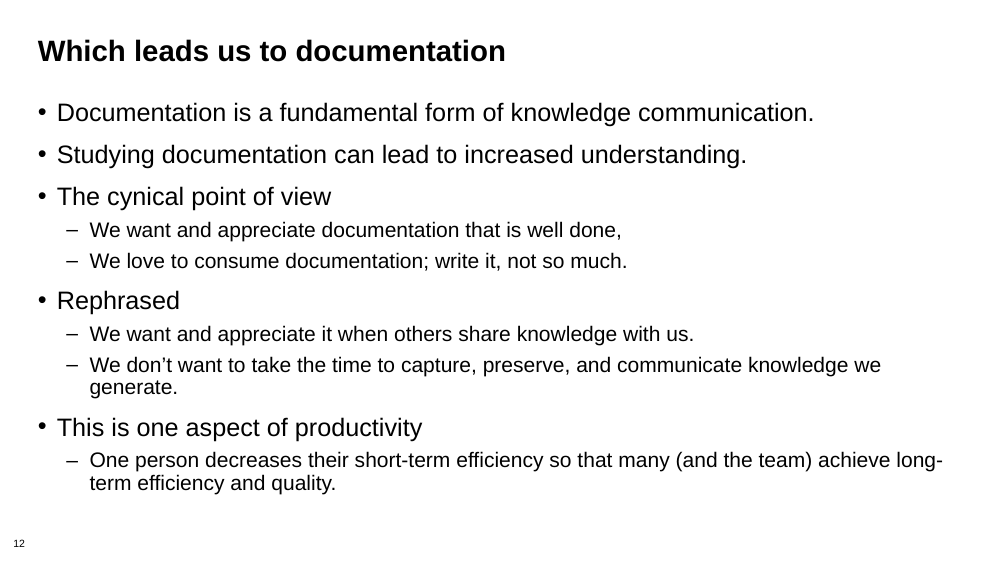
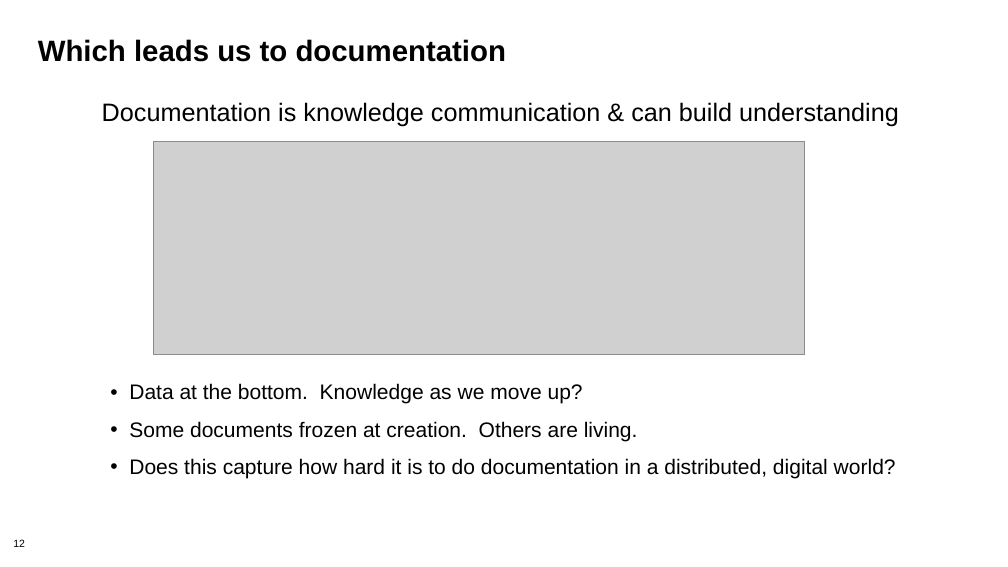
Before and after one commit to bssw-tutorial/presentations, a slide deck: slide 12 of lab-notebooks.pptx. Drawn at 1008x567 pixels with LibreOffice and Linux fonts; fonts in the diff are those of the drawing; grey boxes stand for pictures; background and template pictures are left out. Boxes give left, top, right and bottom in pixels: in the first picture for what was removed or moved away, otherwise in the second. Text is boxed around its words. In the diff, an @@ line names an element or a change of style, - is before the commit and + after.

```diff
--- a/lab-notebooks.pptx
+++ b/lab-notebooks.pptx
@@ text at <box>102,102,899,127</box>: text changed; size 20 to 24 pt @@
-• Documentation is a fundamental form of knowledge communication.
-• Studying documentation can lead to increased understanding.
-• The cynical point of view
-  – We want and appreciate documentation that is well done,
-  – We love to consume documentation; write it, not so much.
-• Rephrased
-  – We want and appreciate it when others share knowledge with us.
-  – We don’t want to take the time to capture, preserve, and communicate knowledge we generate.
-• This is one aspect of productivity
-  – One person decreases their short-term efficiency so that many (and the team) achieve long-term efficiency and quality.
+Documentation is knowledge communication & can build understanding
@@ picture added at <box>154,142,805,355</box> @@
@@ text added at <box>129,383,896,479</box>, 20 pt, text #000000 @@
+• Data at the bottom. Knowledge as we move up?
+• Some documents frozen at creation. Others are living.
+• Does this capture how hard it is to do documentation in a distributed, digital world?
```
Also in this commit, not shown: 4 other slides changed, 1 slide added, 1 slide removed.
